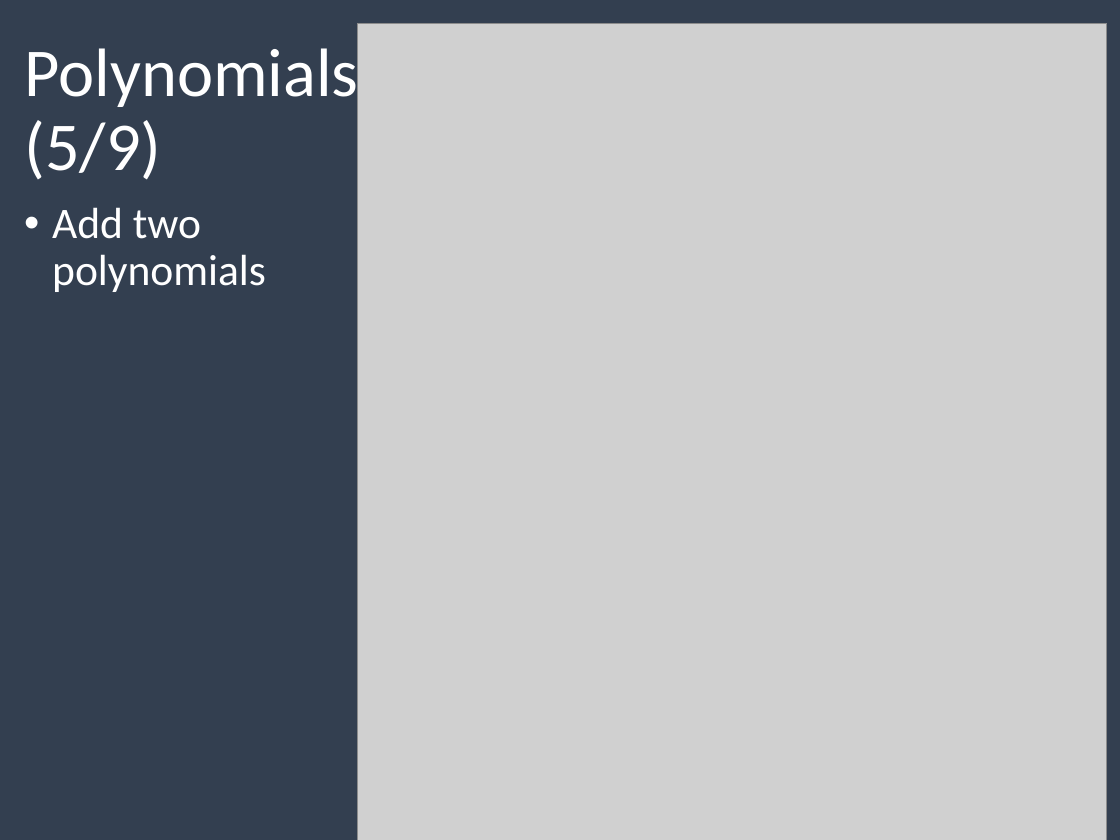
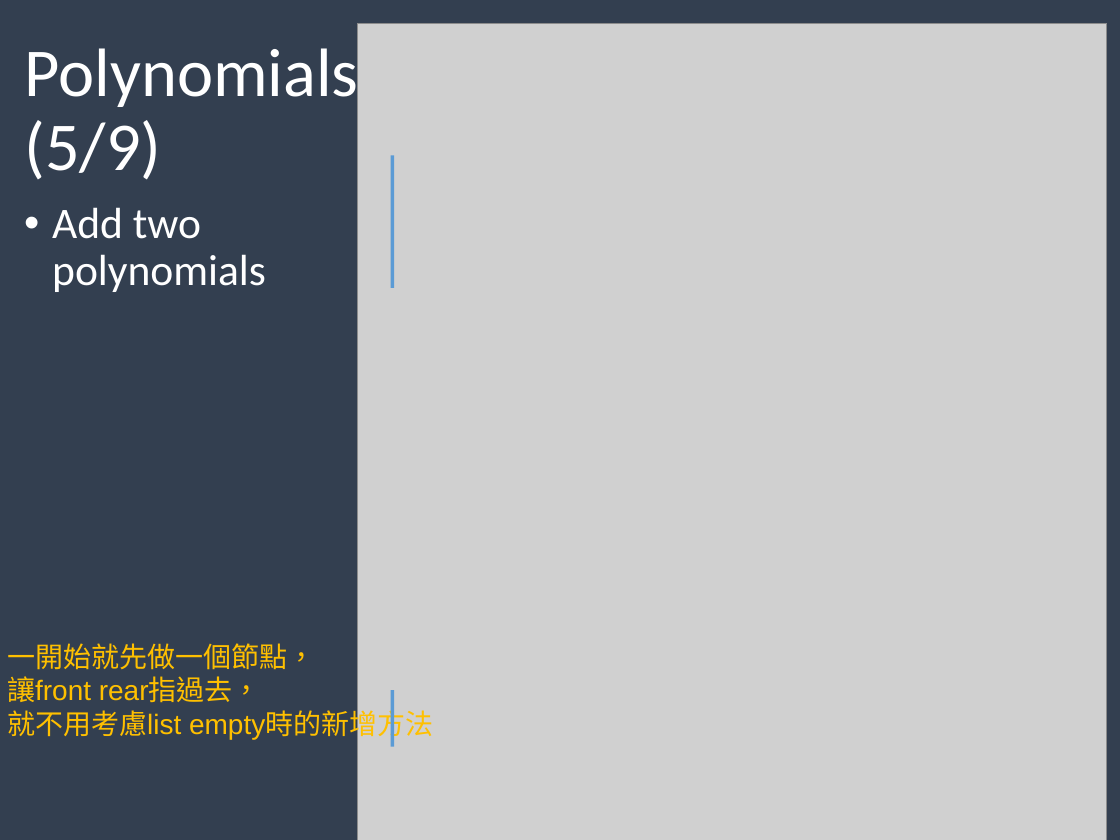
Before and after one commit to weberlu88/2020-NCU-CS-DataStructure, a slide deck: slide 17 of PPT/CH4-2_2020.ppt. Drawn at 1120x840 pixels with LibreOffice and Linux fonts; fonts in the diff are those of the drawing; grey boxes stand for pictures. Boxes give left, top, right and bottom in pixels: in the first picture for what was removed or moved away, otherwise in the second. Text is boxed around its words. In the diff, an @@ line names an element or a change of style, - is before the commit and + after.

```diff
--- a/PPT/CH4-2_2020.ppt
+++ b/PPT/CH4-2_2020.ppt
@@ line added from (392, 156) to (392, 288), #5B9BD5 2.24 pt @@
@@ text added at [7,643,433,739], 18 pt, text #FFC000 @@
+一開始就先做一個節點，
+讓front rear指過去，
+就不用考慮list empty時的新增方法
@@ line added from (392, 690) to (392, 747), #5B9BD5 2.24 pt @@
```
Also in this commit, not shown: 3 other slides changed, 2 other files.
